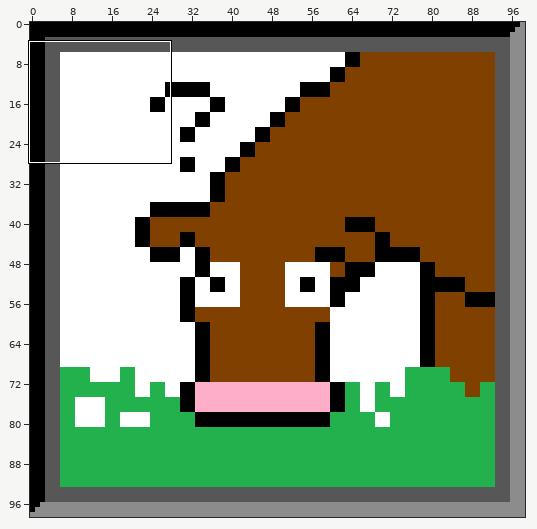
A sprite sheet gets an edit: assets/box1click.png. Above: a wide view before the commit, with the close-up outlined.
Close-up. The starting point:
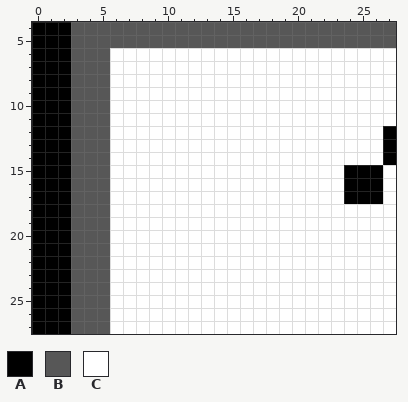
The file is 99x99 pixels. Colours within 5 levels of each other are drawn and written as one. Shown: x 0..27, y 4..27.
Palette (. is transparent): A #000000  B #575757  C #ffffff
Pixels before, first column x 0:
 4 AAABBBBBBBBBBBBBBBBBBBBBBBBB
 5 AAABBBBBBBBBBBBBBBBBBBBBBBBB
 6 AAABBBCCCCCCCCCCCCCCCCCCCCCC
 7 AAABBBCCCCCCCCCCCCCCCCCCCCCC
 8 AAABBBCCCCCCCCCCCCCCCCCCCCCC
 9 AAABBBCCCCCCCCCCCCCCCCCCCCCC
10 AAABBBCCCCCCCCCCCCCCCCCCCCCC
11 AAABBBCCCCCCCCCCCCCCCCCCCCCC
12 AAABBBCCCCCCCCCCCCCCCCCCCCCA
13 AAABBBCCCCCCCCCCCCCCCCCCCCCA
14 AAABBBCCCCCCCCCCCCCCCCCCCCCA
15 AAABBBCCCCCCCCCCCCCCCCCCAAAC
16 AAABBBCCCCCCCCCCCCCCCCCCAAAC
17 AAABBBCCCCCCCCCCCCCCCCCCAAAC
18 AAABBBCCCCCCCCCCCCCCCCCCCCCC
19 AAABBBCCCCCCCCCCCCCCCCCCCCCC
20 AAABBBCCCCCCCCCCCCCCCCCCCCCC
21 AAABBBCCCCCCCCCCCCCCCCCCCCCC
22 AAABBBCCCCCCCCCCCCCCCCCCCCCC
23 AAABBBCCCCCCCCCCCCCCCCCCCCCC
24 AAABBBCCCCCCCCCCCCCCCCCCCCCC
25 AAABBBCCCCCCCCCCCCCCCCCCCCCC
26 AAABBBCCCCCCCCCCCCCCCCCCCCCC
27 AAABBBCCCCCCCCCCCCCCCCCCCCCC
After the commit:
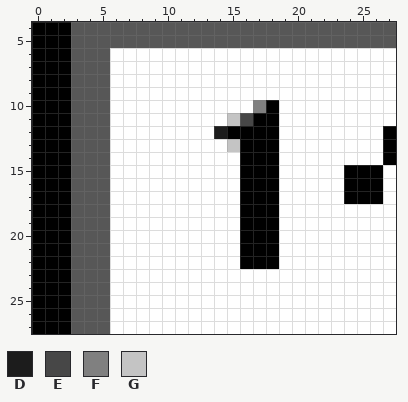
Colours new in this view: D #1c1c1c  E #474747  F #808080  G #c4c4c4
Edits made:
The author changed colour C to colour A in row 10 at x 18; in row 11 at x 17 to 18; in row 12 at x 15 to 18; in rows 13 to 22 at x 16 to 18.
The author changed colour C to colour D in row 12 at x 14.
The author changed colour C to colour E in row 11 at x 16.
The author changed colour C to colour F in row 10 at x 17.
The author changed colour C to colour G in row 11 at x 15; in row 13 at x 15.
Changed places in both close-ups, as pixel boxes (x1, y1, x2, y2):
changed: (214, 100, 279, 269)
